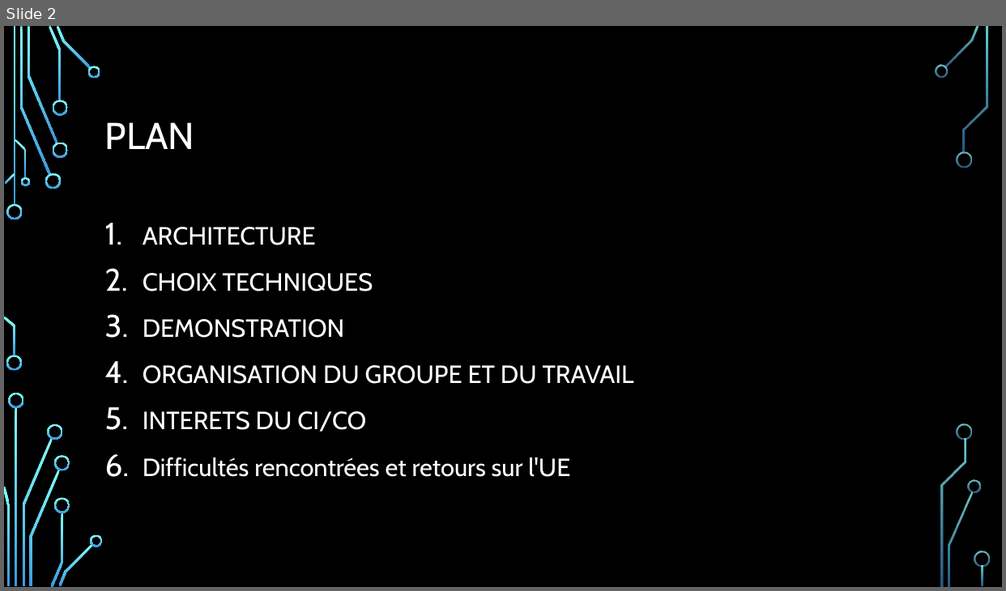
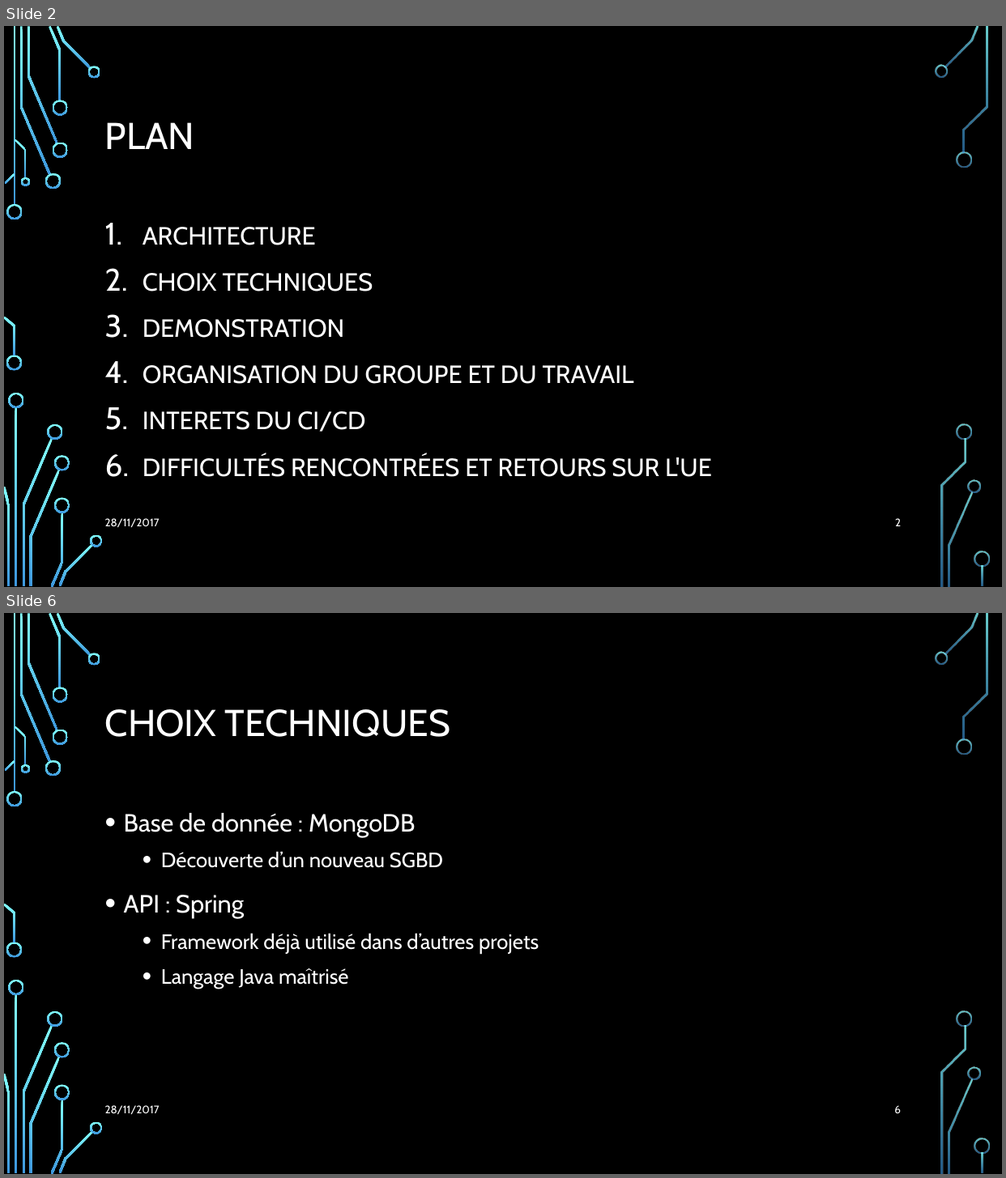
Before and after one commit to Julienbtn/cloud-project-equipe-7, a slide deck: Presentation Cloud.pptx. Shown one above the other, each under a label of ours: slide 2 before the commit, slides 2 and 6 after it; the slides between them are not shown. The pictures are 1006x591 and 1006x1178 pixels, drawn with LibreOffice and Linux fonts; fonts in the diff are those of the drawing; background and template pictures are left out. Boxes give left, top, right and bottom in pixels: in the first picture for what was removed or moved away, otherwise in the second. Text is boxed around its words. In the diff, an @@ line names an element or a change of style, - is before the commit and + after.

```diff
--- a/Presentation Cloud.pptx
+++ b/Presentation Cloud.pptx
@@ slide 6 added at (x1=4, y1=613, x2=1002, y2=1174), background picture (left out); not listed: 36 template elements that a slide beside it also shows @@
@@ title added at (x1=105, y1=709, x2=450, y2=737), 36 pt, text #FFFFFF @@
+CHOIX TECHNIQUES
@@ text added at (x1=124, y1=813, x2=539, y2=989), 20 pt, text #FFFFFF @@
+• Base de donnée : MongoDB
+  • Découverte d’un nouveau SGBD
+• API : Spring
+  • Framework déjà utilisé dans d’autres projets
+  • Langage Java maîtrisé
@@ text added at (x1=105, y1=1105, x2=160, y2=1114), 10.5 pt, text #FFFFFF @@
+28/11/2017
@@ page number added at (x1=894, y1=1105, x2=901, y2=1114), 10.5 pt, text #FFFFFF @@
+6
@@ slide 2 changed as well @@
@@ text at (x1=143, y1=412, x2=712, y2=477): text changed @@
-5. INTERETS DU CI/CO
-6. Difficultés rencontrées et retours sur l'UE
+5. INTERETS DU CI/CD
+6. DIFFICULTÉS RENCONTRÉES ET RETOURS SUR L'UE
@@ text added at (x1=105, y1=518, x2=160, y2=527), 10.5 pt, text #FFFFFF @@
+28/11/2017
@@ page number added at (x1=895, y1=518, x2=901, y2=527), 10.5 pt, text #FFFFFF @@
+2
```
Also in this commit, not shown: 3 other slides changed, 8 other slides added, 4 slides removed.
